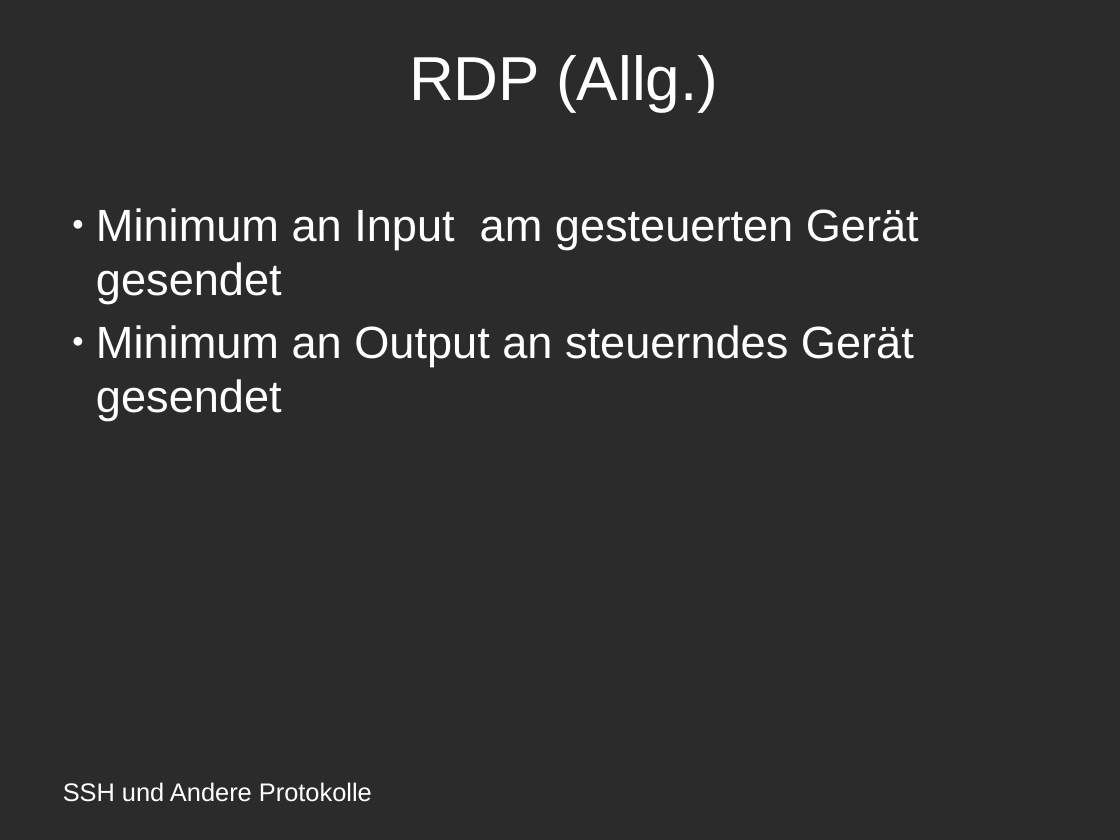
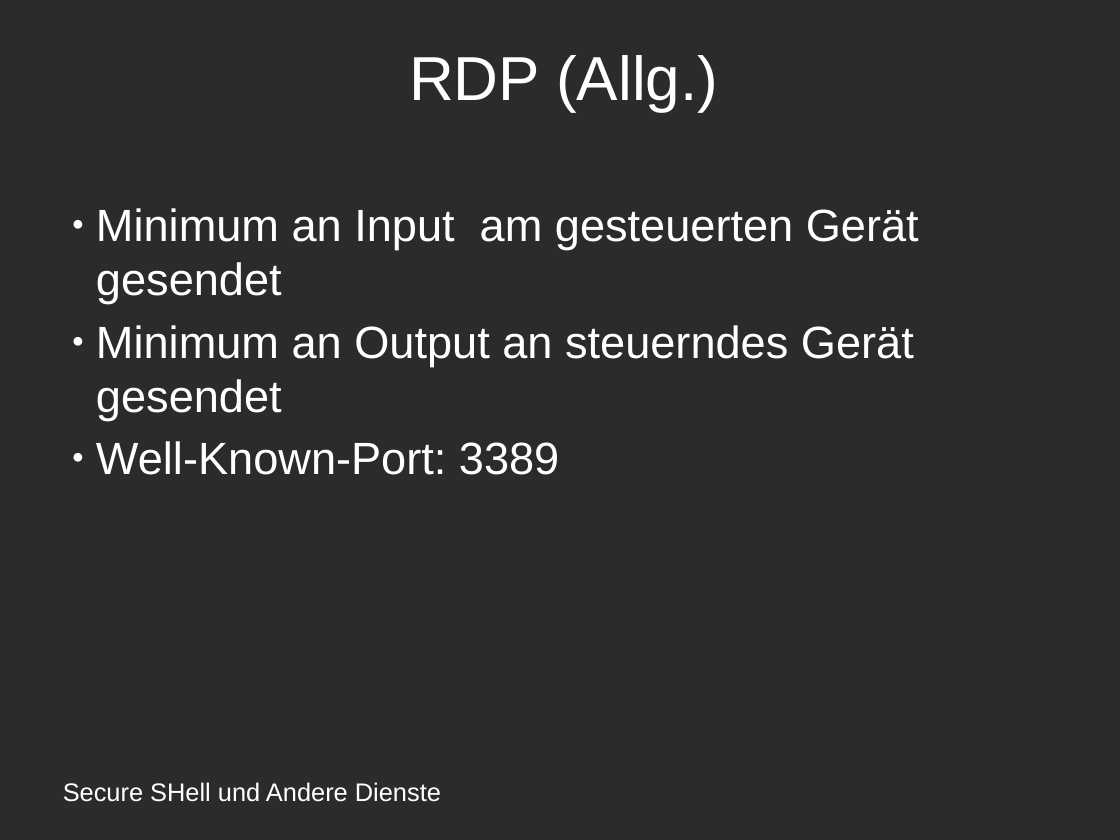
Before and after one commit to amlispolska/SSH-Projekt, a slide deck: slide 8 of ssh-presentation.odp. Drawn at 1120x840 pixels with LibreOffice and Linux fonts; fonts in the diff are those of the drawing; background and template pictures are left out; a plain dark background stands for a picture behind light text. Boxes give left, top, right and bottom in pixels: in the first picture for what was removed or moved away, otherwise in the second. Text is boxed around its words. In the diff, an @@ line names an element or a change of style, - is before the commit and + after.

```diff
--- a/ssh-presentation.odp
+++ b/ssh-presentation.odp
@@ subtitle at <box>96,441,559,475</box>: paragraph added @@
+● Well-Known-Port: 3389
@@ text at <box>63,782,441,802</box>: text changed @@
-SSH und Andere Protokolle
+Secure SHell und Andere Dienste
```
Also in this commit, not shown: 8 other slides changed, 4 slides added, 2 slides removed, 1 other file.
